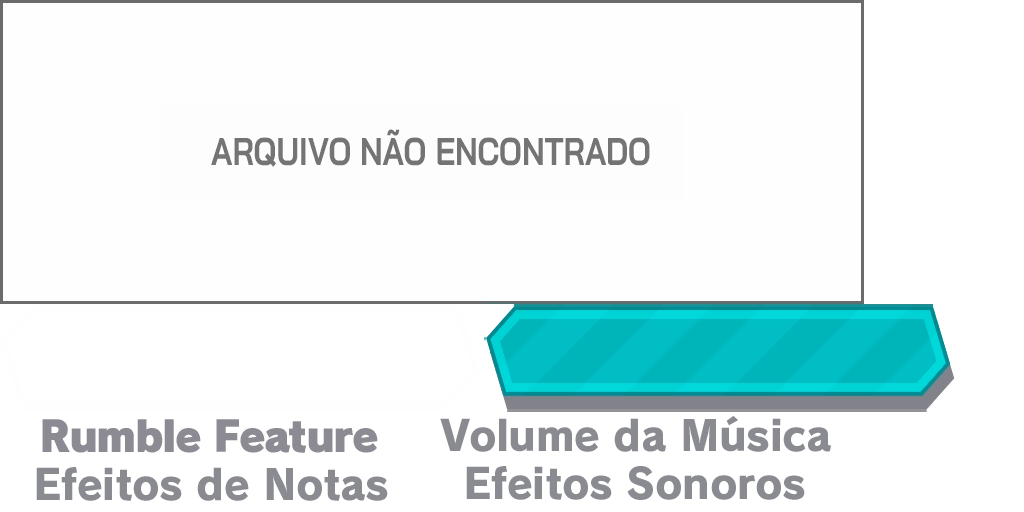
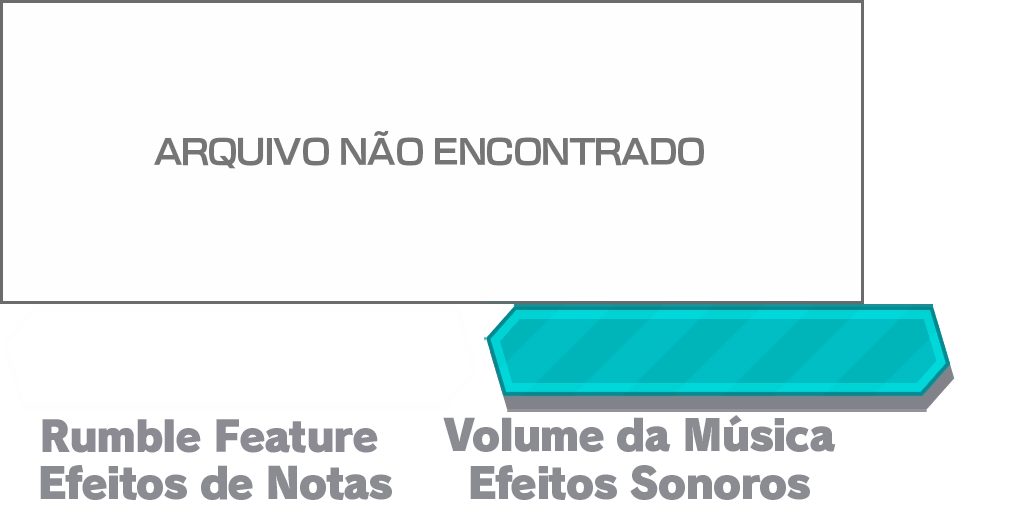
Layer changes from the first w=1024, h=512 image to the second:
added group "Itens" with 4 layers above "Texture" over (x1=36, y1=129, x2=836, y2=500)
added layer "SUB_MENU_TXT_04" in group "Itens" over (x1=470, y1=465, x2=810, y2=500)
added layer "SUB_MENU_TXT_03" in group "Itens" over (x1=40, y1=465, x2=392, y2=500)
added layer "SUB_MENU_TXT_02" in group "Itens" over (x1=443, y1=415, x2=836, y2=452)
added layer "SONG_LOGO_DUMMY" in group "Itens" over (x1=154, y1=129, x2=704, y2=169)
added layer "Texture" above "Texture (OLD)" over (x1=154, y1=129, x2=836, y2=452)
renamed "Texture" to "Texture (OLD)", hid it over (x1=36, y1=129, x2=836, y2=501)
